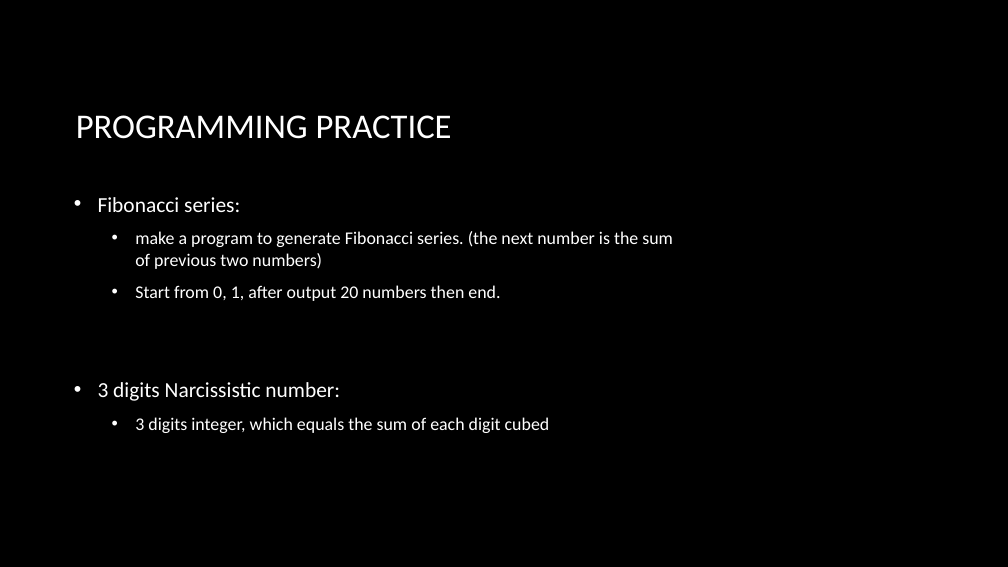
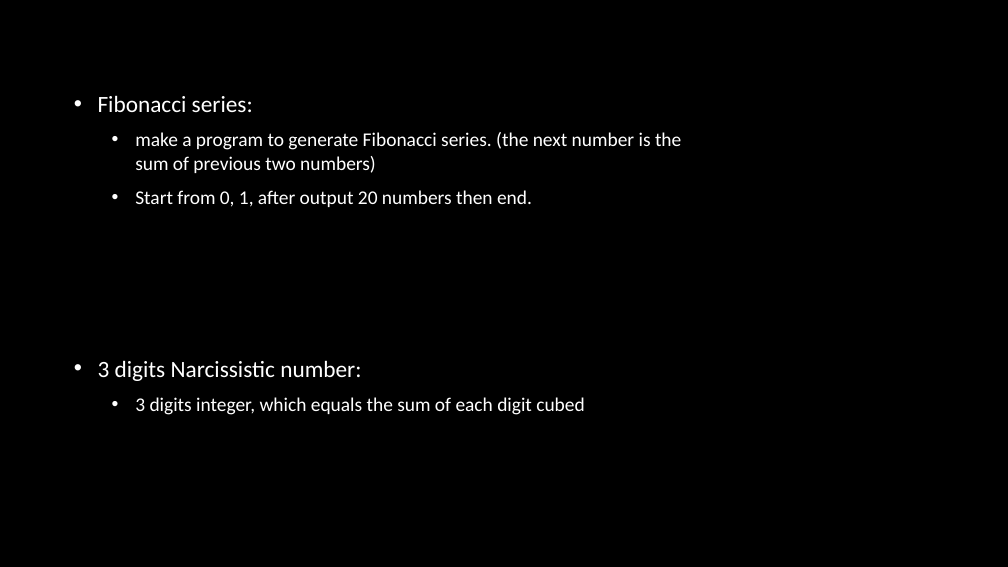
Before and after one commit to bon-netizen/Python-Class-Beginner, a slide deck: slide 10 of Py B - unit 1p.pptx (slide 2 before the commit). Drawn at 1008x567 pixels with LibreOffice and Linux fonts; fonts in the diff are those of the drawing; background and template pictures are left out. Boxes give left, top, right and bottom in pixels: in the first picture for what was removed or moved away, otherwise in the second. Text is boxed around its words. In the diff, an @@ line names an element or a change of style, - is before the commit and + after.

```diff
--- a/Py B - unit 1p.pptx
+++ b/Py B - unit 1p.pptx
@@ text "Fibonacci series:": place and size @@
-text "Fibonacci series:" at [98, 197, 673, 433]
+text "Fibonacci series:" at [98, 95, 681, 415]
@@ text "Fibonacci series:" at [98, 95, 681, 415]: size 20.4 to 22.2 pt in "Fibonacci series:", "3 digits Narcissistic number:"; size 17 to 18.5 pt in "make a program to generate Fibonacci series. ...", "Start from 0, 1, after output 20 ...", "3 digits integer, which equals the sum ..." @@
@@ title removed at [76, 115, 452, 139] @@
-PROGRAMMING PRACTICE
```
Also in this commit, not shown: 2 other slides changed, 9 slides added, 1 slide removed, 14 other files.
